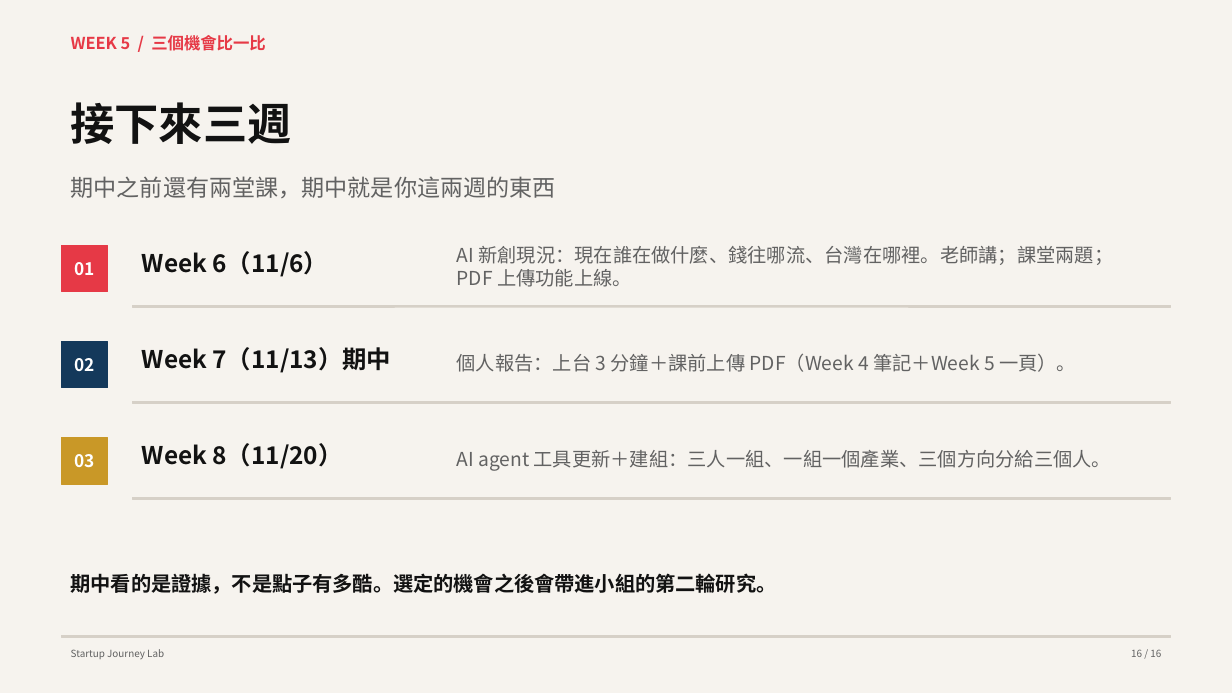
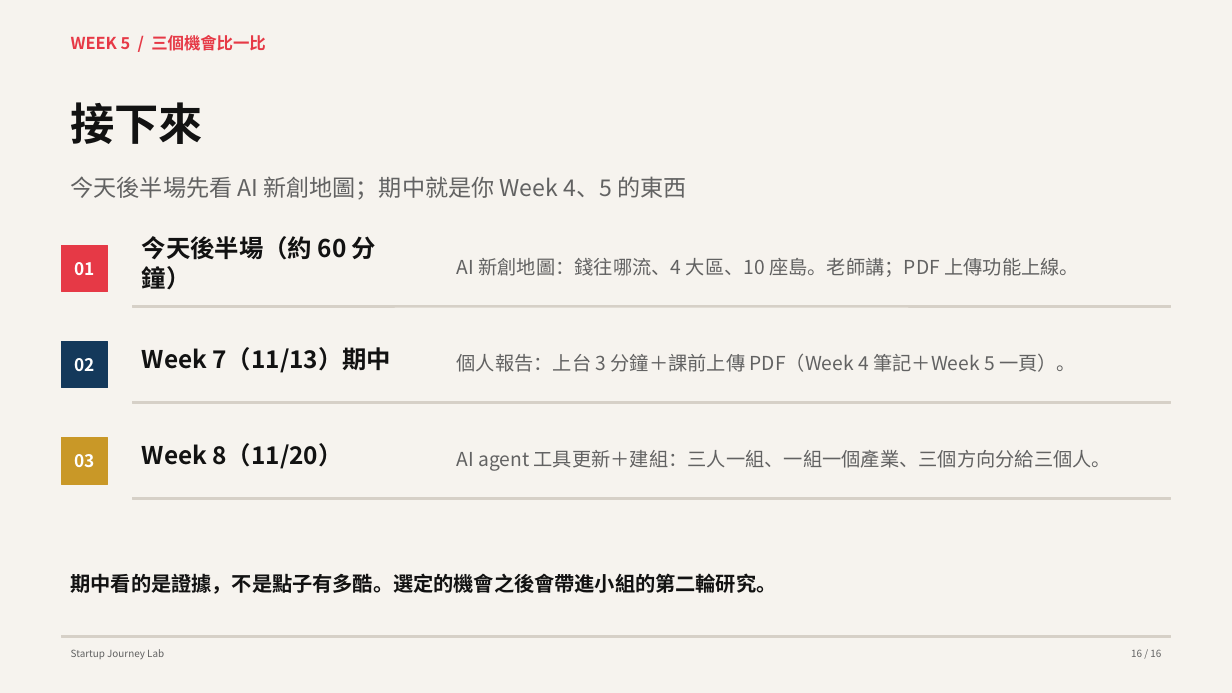
Before and after one commit to hpyuan1220/startup-journey-lab-app, a slide deck: slide 16 of materials/Week5_教學簡報.pptx. Drawn at 1232x693 pixels with LibreOffice and Linux fonts; fonts in the diff are those of the drawing. Boxes give left, top, right and bottom in pixels: in the first picture for what was removed or moved away, otherwise in the second. Text is boxed around its words. In the diff, an @@ line names an element or a change of style, - is before the commit and + after.

```diff
--- a/materials/Week5_教學簡報.pptx
+++ b/materials/Week5_教學簡報.pptx
@@ text at (71, 102, 204, 144): text changed @@
-接下來三週
+接下來
@@ text at (71, 176, 686, 200): text changed @@
-期中之前還有兩堂課，期中就是你這兩週的東西
+今天後半場先看 AI 新創地圖；期中就是你 Week 4、5 的東西
@@ text at (142, 236, 376, 290): text changed @@
-Week 6（11/6）
+今天後半場（約 60 分鐘）
@@ text at (457, 258, 1079, 277): text changed @@
-AI 新創現況：現在誰在做什麼、錢往哪流、台灣在哪裡。老師講；課堂兩題；PDF 上傳功能上線。
+AI 新創地圖：錢往哪流、4 大區、10 座島。老師講；PDF 上傳功能上線。
```
Also in this commit, not shown: 17 other files.
